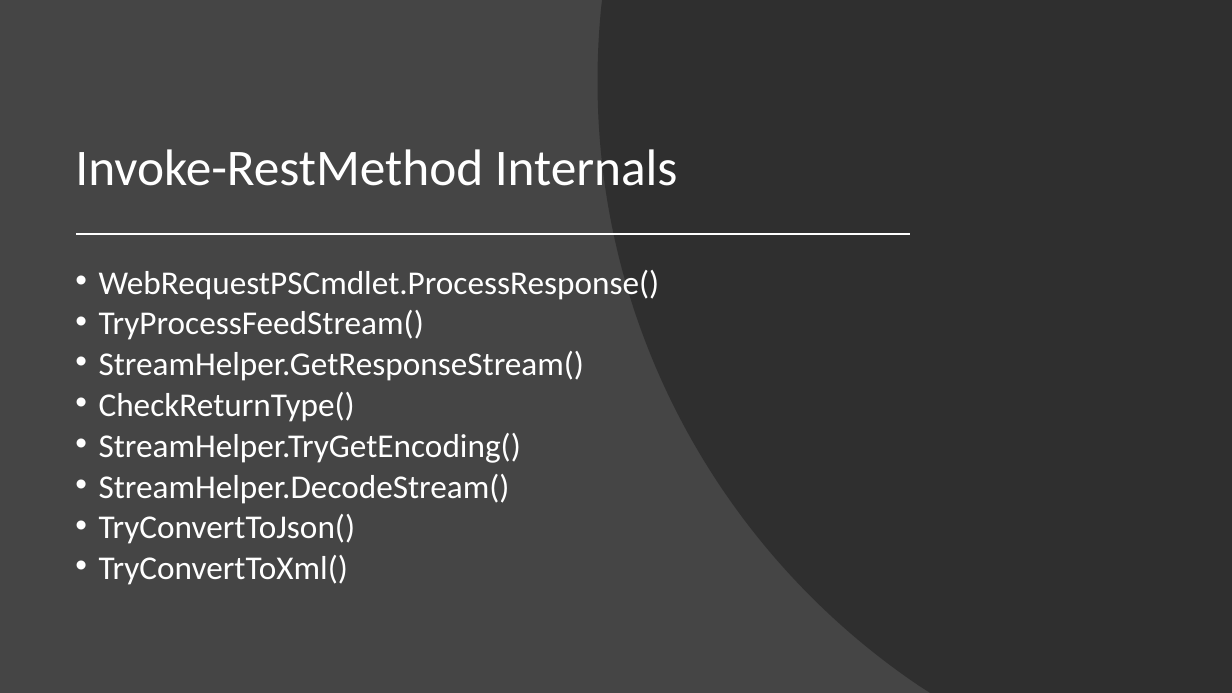
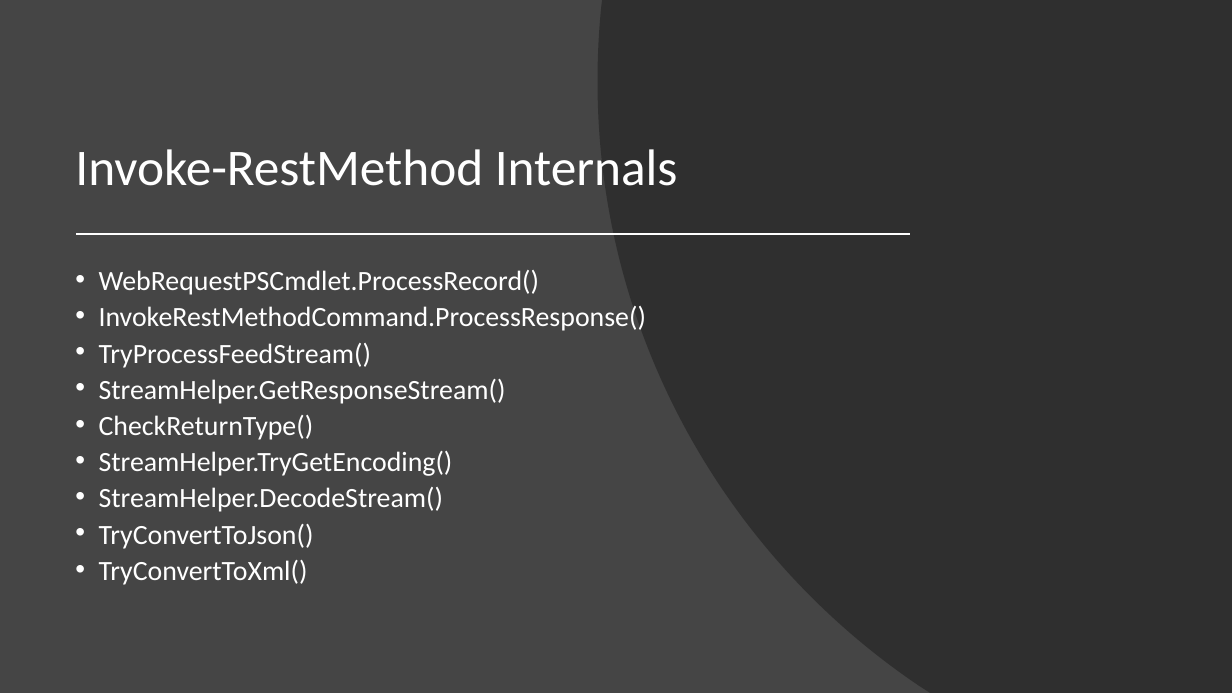
Before and after one commit to markekraus/Deep-Web-Web-Cmdlets-Presentation, a slide deck: slide 36 of Deep Web - Web Cmdlets Deep Dive.pptx. Drawn at 1232x693 pixels with LibreOffice and Linux fonts; fonts in the diff are those of the drawing; background and template pictures are left out. Boxes give left, top, right and bottom in pixels: in the first picture for what was removed or moved away, otherwise in the second. Text is boxed around its words. In the diff, an @@ line names an element or a change of style, - is before the commit and + after.

```diff
--- a/Deep Web - Web Cmdlets Deep Dive.pptx
+++ b/Deep Web - Web Cmdlets Deep Dive.pptx
@@ text at [99, 270, 646, 331]: text changed; size 25.9 to 21.7 pt @@
-• WebRequestPSCmdlet.ProcessResponse()
+• WebRequestPSCmdlet.ProcessRecord()
+• InvokeRestMethodCommand.ProcessResponse()
@@ text at [99, 343, 506, 585]: size 25.9 to 21.7 pt in "TryProcessFeedStream()", "StreamHelper.GetResponseStream()", "CheckReturnType()", "StreamHelper.TryGetEncoding()" and 3 more places @@
```
Also in this commit, not shown: 1 other slide changed, 1 slide added, 1 other file.
